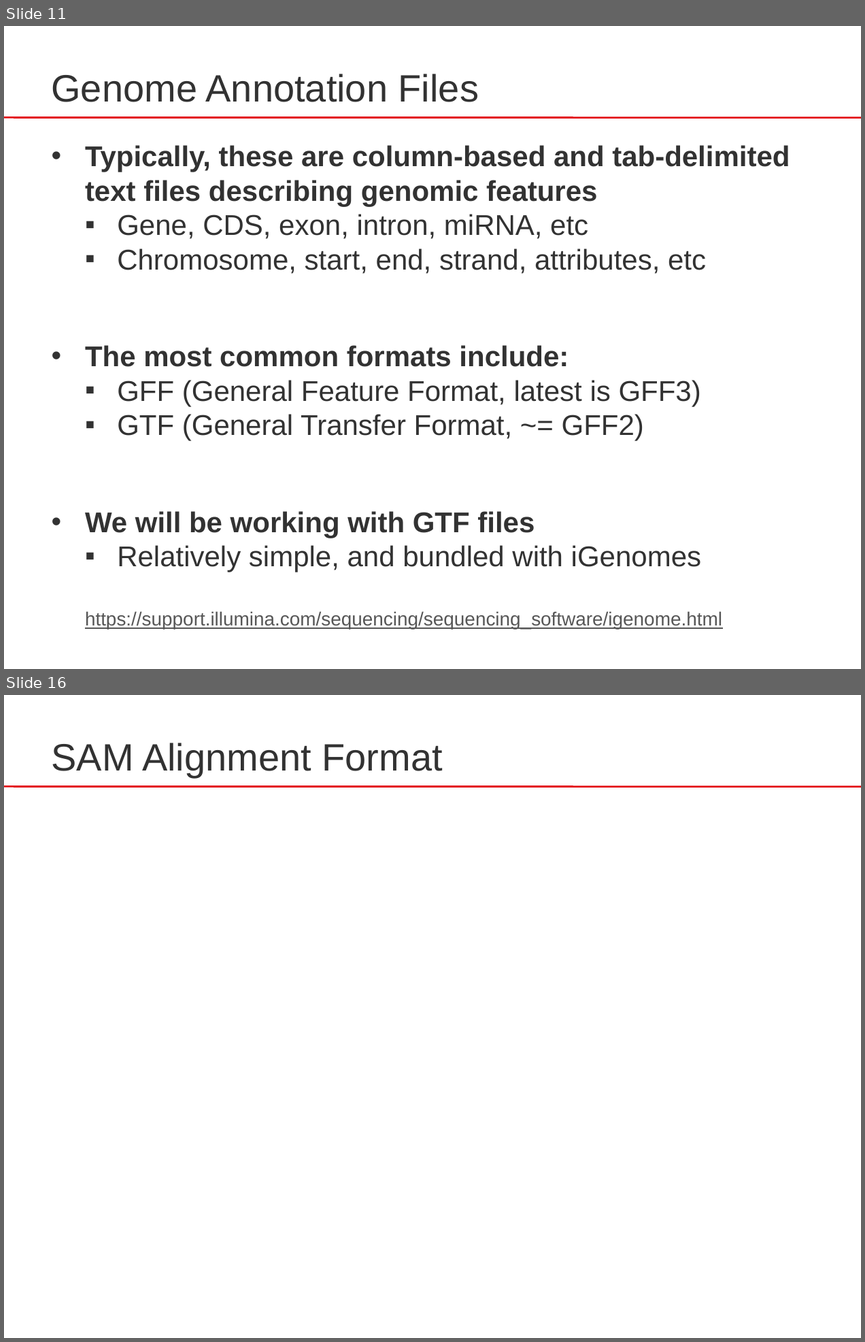
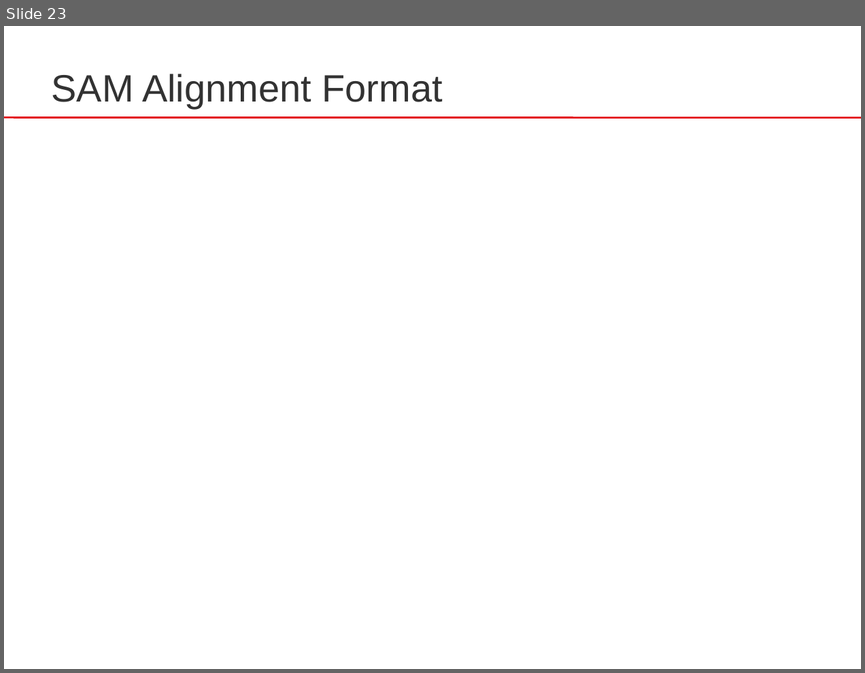
Before and after one commit to sib-swiss/RNAseq-introduction-training, a slide deck: docs/assets/pptx/RNA-Seq_04_Mapping.pptx. Shown one above the other, each under a label of ours: slides 11 and 16 before the commit, slide 23 after it; the slides between them are not shown. The pictures are 865x1342 and 865x673 pixels, drawn with LibreOffice and Linux fonts; fonts in the diff are those of the drawing; background and template pictures are left out. Boxes give left, top, right and bottom in pixels: in the first picture for what was removed or moved away, otherwise in the second. Text is boxed around its words. In the diff, an @@ line names an element or a change of style, - is before the commit and + after.

```diff
--- a/docs/assets/pptx/RNA-Seq_04_Mapping.pptx
+++ b/docs/assets/pptx/RNA-Seq_04_Mapping.pptx
@@ slide 11 removed at bbox=[4, 26, 861, 669], background #FFFFFF; not listed: 1 template element that a slide beside it also shows @@
@@ text removed at bbox=[51, 74, 479, 102] @@
-Genome Annotation Files
@@ text removed at bbox=[85, 145, 789, 628] @@
-  • Typically, these are column-based and tab-delimited text files describing genomic features
-    ▪ Gene, CDS, exon, intron, miRNA, etc
-    ▪ Chromosome, start, end, strand, attributes, etc
-  • The most common formats include:
-    ▪ GFF (General Feature Format, latest is GFF3)
-    ▪ GTF (General Transfer Format, ~= GFF2)
-  • We will be working with GTF files
-    ▪ Relatively simple, and bundled with iGenomes
-https://support.illumina.com/sequencing/sequencing_software/igenome.html
@@ what was slide 16 is now slide 23 @@
```
Also in this commit, not shown: 9 slides changed, 10 slides added, 5 other slides removed, 6 other files.
